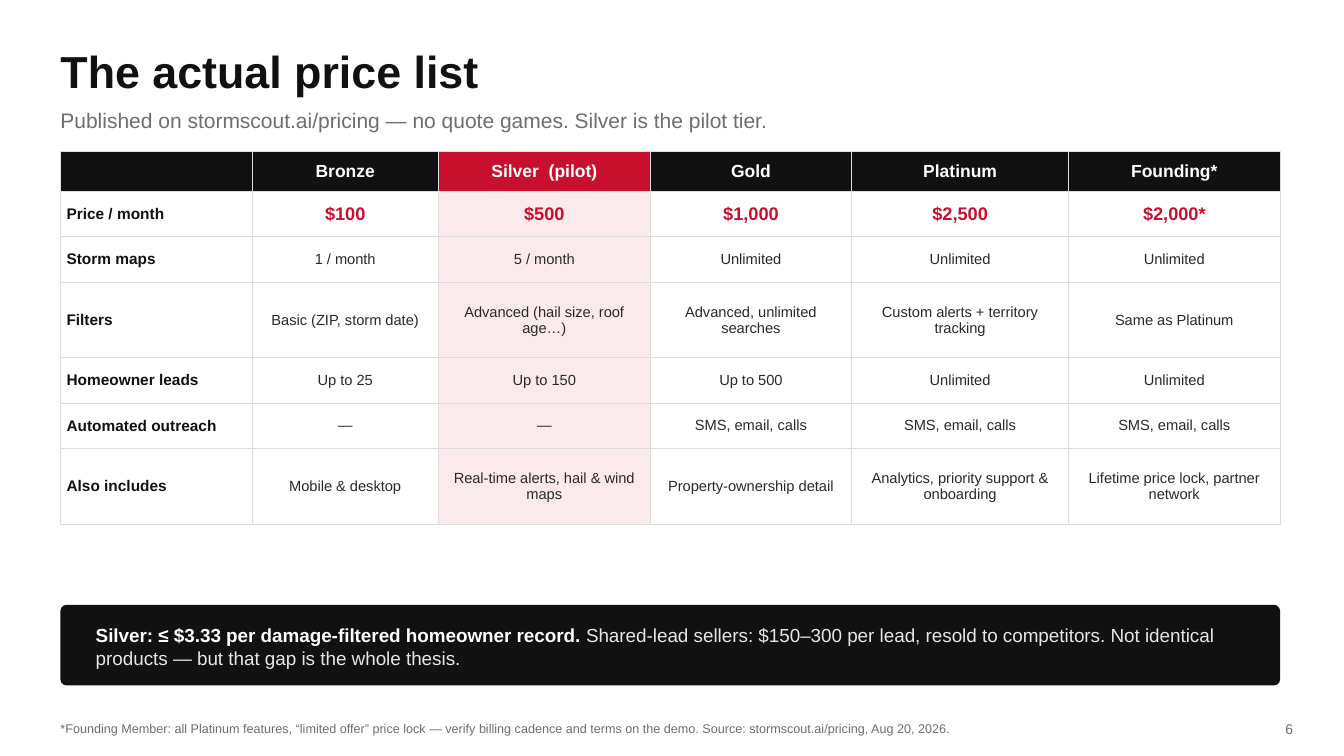
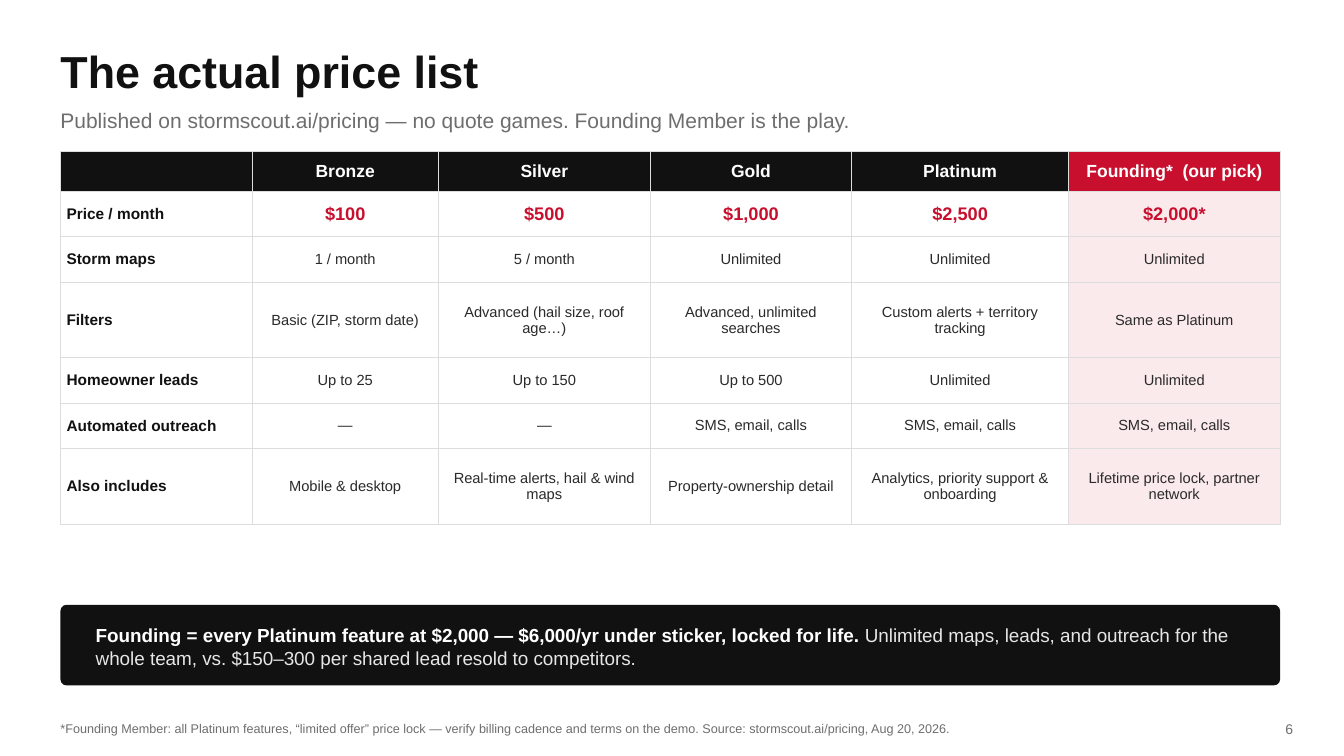
Before and after one commit to DommyD26/roofing-site-template, a slide deck: slide 6 of pitch/Storm-Scout-Pitch.pptx. Drawn at 1344x756 pixels with LibreOffice and Linux fonts; fonts in the diff are those of the drawing. Boxes give left, top, right and bottom in pixels: in the first picture for what was removed or moved away, otherwise in the second. Text is boxed around its words. In the diff, an @@ line names an element or a change of style, - is before the commit and + after.

```diff
--- a/pitch/Storm-Scout-Pitch.pptx
+++ b/pitch/Storm-Scout-Pitch.pptx
@@ text at box(60, 113, 850, 133): text changed @@
-Published on stormscout.ai/pricing — no quote games. Silver is the pilot tier.
+Published on stormscout.ai/pricing — no quote games. Founding Member is the play.
@@ table at box(60, 151, 1280, 506) @@
-row 1, column 3: Silver (pilot)
+row 1, column 3: Silver
-row 1, column 6: Founding*
+row 1, column 6: Founding* (our pick)
@@ fill #C8102E to #111111 in row 1, column 3 @@
@@ fill #111111 to #C8102E in row 1, column 6 @@
@@ fill #FBEAEC to none in 6 cells @@
@@ fill none to #FBEAEC in 6 cells @@
@@ text at box(96, 628, 1228, 669): text changed @@
-Silver: ≤ $3.33 per damage-filtered homeowner record. Shared-lead sellers: $150–300 per lead, resold to competitors. Not identical products — but that gap is the whole thesis.
+Founding = every Platinum feature at $2,000 — $6,000/yr under sticker, locked for life. Unlimited maps, leads, and outreach for the whole team, vs. $150–300 per shared lead resold to competitors.
```
Also in this commit, not shown: 4 other slides changed, 1 other file.
